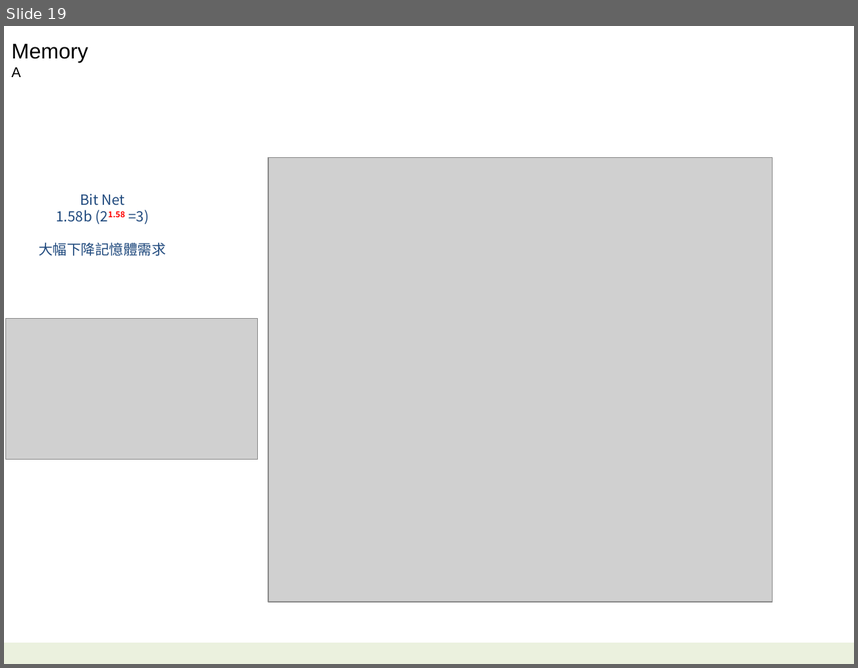
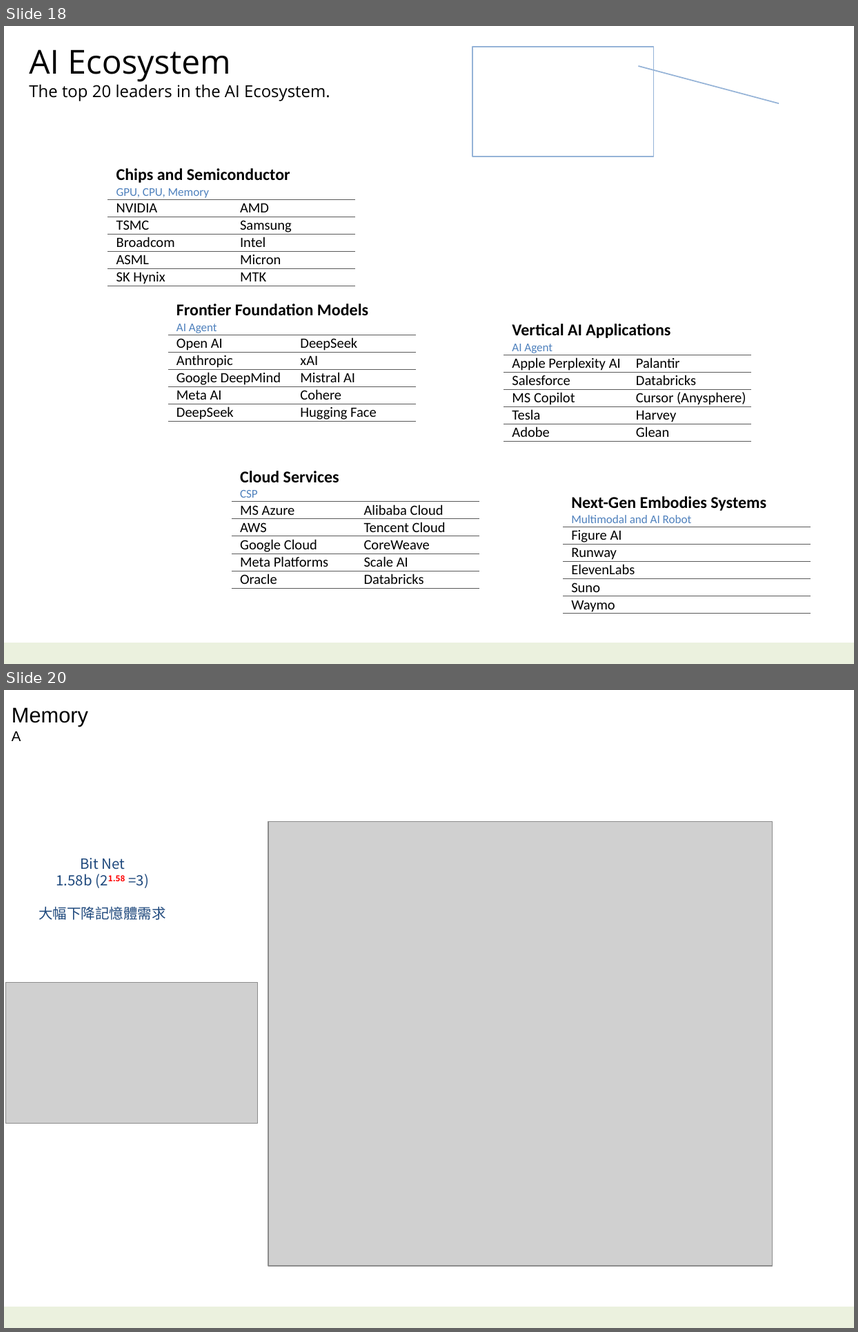
Before and after one commit to navibator/crazy-ai, a slide deck: ai.pptx. Shown one above the other, each under a label of ours: slide 19 before the commit, slides 18 and 20 after it; the slides between them are not shown. The pictures are 858x668 and 858x1332 pixels, drawn with LibreOffice and Linux fonts; fonts in the diff are those of the drawing; grey boxes stand for pictures. Boxes give left, top, right and bottom in pixels: in the first picture for what was removed or moved away, otherwise in the second. Text is boxed around its words. In the diff, an @@ line names an element or a change of style, - is before the commit and + after.

```diff
--- a/ai.pptx
+++ b/ai.pptx
@@ slide 18 added at (x1=4, y1=26, x2=854, y2=664), background #FFFFFF; not listed: 1 template element that a slide beside it also shows @@
@@ text added at (x1=29, y1=49, x2=330, y2=101), 14 pt, text #000000 @@
+AI Ecosystem
+The top 20 leaders in the AI Ecosystem.
@@ border callout added at (x1=473, y1=47, x2=653, y2=156), outline #95B3D7 1 pt @@
@@ table added at (x1=107, y1=165, x2=356, y2=287), 6 rows, 2 columns @@
+Chips and Semiconductor / GPU, CPU, Memory | 
+NVIDIA | AMD
+TSMC | Samsung
+Broadcom | Intel
+ASML | Micron
+SK Hynix | MTK
@@ table added at (x1=168, y1=300, x2=417, y2=422), 6 rows, 2 columns @@
+Frontier Foundation Models / AI Agent | 
+Open AI | DeepSeek
+Anthropic | xAI
+Google DeepMind | Mistral AI
+Meta AI | Cohere
+DeepSeek | Hugging Face
@@ table added at (x1=504, y1=320, x2=752, y2=439), 6 rows, 2 columns @@
+Vertical AI Applications / AI Agent | 
+Apple Perplexity AI | Palantir
+Salesforce | Databricks
+MS Copilot | Cursor (Anysphere)
+Tesla | Harvey
+Adobe | Glean
@@ table added at (x1=232, y1=466, x2=480, y2=586), 6 rows, 2 columns @@
+Cloud Services CSP | 
+MS Azure | Alibaba Cloud
+AWS | Tencent Cloud
+Google Cloud | CoreWeave
+Meta Platforms | Scale AI
+Oracle | Databricks
@@ table added at (x1=562, y1=492, x2=810, y2=616), 6 rows, 1 columns @@
+Next-Gen Embodies Systems / Multimodal and AI Robot
+Figure AI
+Runway
+ElevenLabs
+Suno
+Waymo
@@ what was slide 19 is now slide 20 @@
```
Also in this commit, not shown: 5 slides changed, 1 other file.
